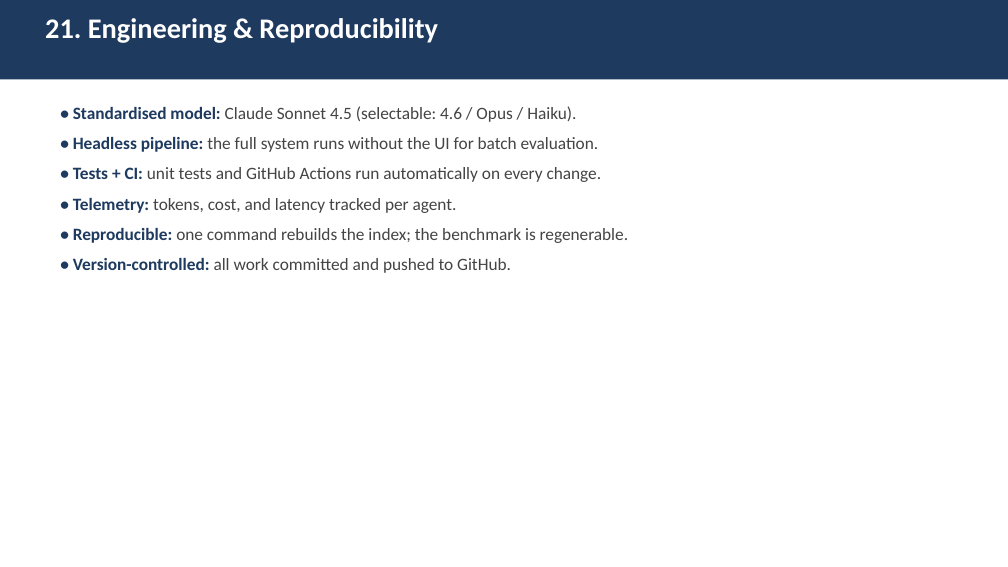
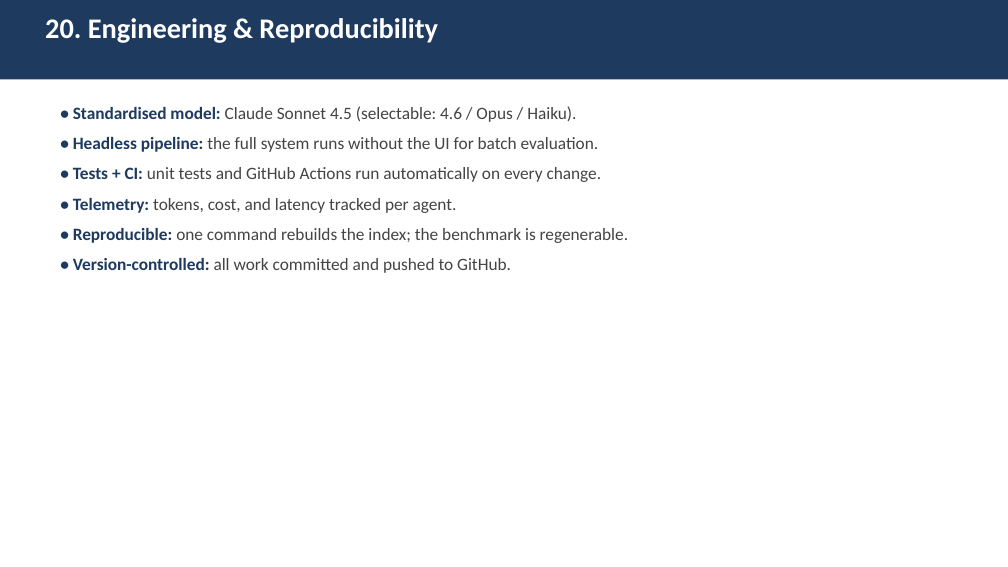
Before and after one commit to MohamadELOssman/legal_ai_agent, a slide deck: slide 23 of Legal_AI_Academic_Presentation.pptx (slide 24 before the commit). Drawn at 1008x567 pixels with LibreOffice and Linux fonts; fonts in the diff are those of the drawing. Boxes give left, top, right and bottom in pixels: in the first picture for what was removed or moved away, otherwise in the second. Text is boxed around its words. In the diff, an @@ line names an element or a change of style, - is before the commit and + after.

```diff
--- a/Legal_AI_Academic_Presentation.pptx
+++ b/Legal_AI_Academic_Presentation.pptx
@@ text at (x1=45, y1=18, x2=438, y2=43): text changed @@
-21. Engineering & Reproducibility
+20. Engineering & Reproducibility
```
Also in this commit, not shown: 7 other slides changed, 1 slide removed, 1 other file.
